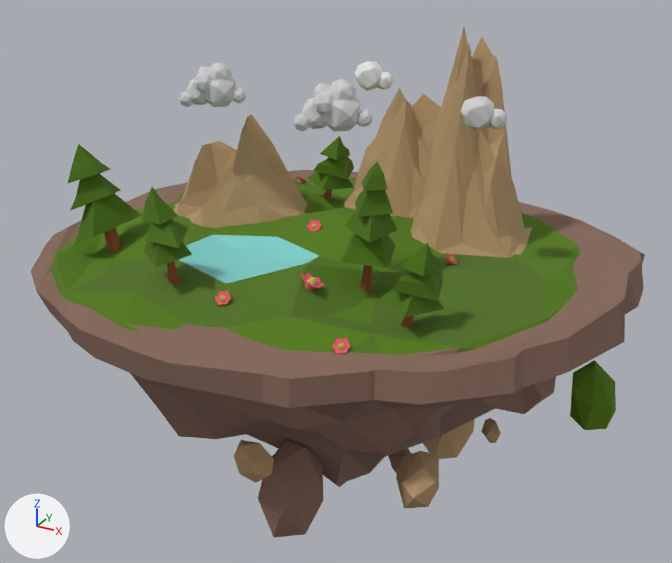
The glTF model src/assets/models/mountain/mountain-large.gltf: old version first, new version second.
One viewpoint serves both versions: a camera (50 mm lens) standing at (8.96, -18.98, 10.3) and looking at (-1.44, -0.08, 0.85). Arrows for +X, +Y and +Z are at lower left; the lights stay in place. Where no turn or scale is listed for an object, it has been applied to the vertices.

In view in the first picture: 'clloud', 'clloud.005', 'clloud.006', 'clloud.007', 'clloud.008', 'clloud.010', 'clloud.011', 'clloud.013', 'clloud.014', 'clloud.015', 'clloud.016', 'cloud-big', 'cloud-small', 'flower', 'mountain-large', 'mountain-med', 'mountain-small', 'three-big', 'three-small'.
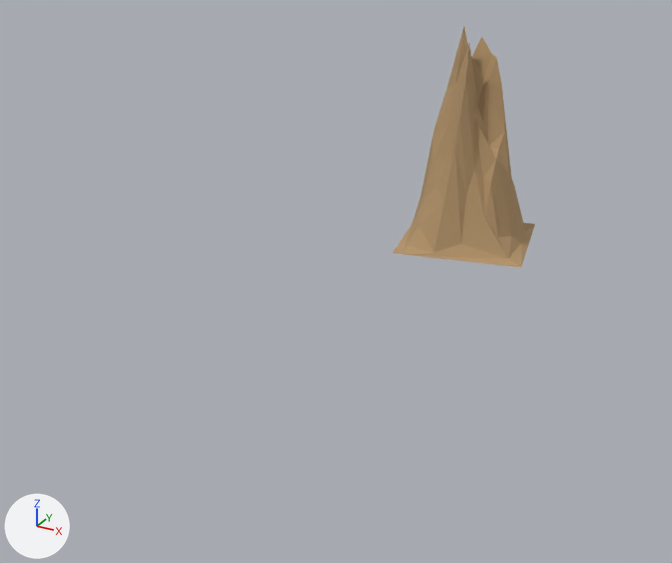
What differs and where, as boxes [x1, y1, x2, y2] in the pictures (672 x 563 px):
'clloud', deleted: before [31, 170, 645, 538]
'mountain-small', deleted (brown): before [173, 115, 308, 228]
'mountain-med', deleted (brown): before [344, 88, 441, 218]
'three-big', deleted (green): before [340, 162, 398, 293]
'clloud.006', deleted (green): before [68, 144, 141, 253]
'three-small', deleted (green): before [382, 242, 444, 327]
'clloud.008', deleted: before [293, 79, 373, 132]
'clloud.005', deleted (green): before [141, 187, 192, 284]
'cloud-big', deleted: before [179, 62, 246, 107]
'clloud.014', deleted (green): before [308, 136, 354, 199]
'clloud.007', deleted: before [461, 96, 507, 131]
'cloud-small', deleted: before [354, 61, 393, 91]
'clloud.010', deleted: before [301, 273, 324, 291]
'clloud.011', deleted: before [332, 338, 351, 354]
'flower', deleted: before [215, 291, 231, 305]
'clloud.013', deleted: before [307, 220, 322, 232]
'clloud.015', deleted: before [446, 253, 458, 265]
'clloud.016', deleted: before [296, 176, 307, 183]

Edits to the bpy script that builds the scene:
```text
Remove ob_clloud:
    ob_clloud = bpy.data.objects.new('clloud', me_clloud)
    ob_clloud.location = (-0.47, 0.86, 1.97)
Remove ob_clloud_005:
    ob_clloud_005 = bpy.data.objects.new('clloud.005', me_clloud_005)
    ob_clloud_005.location = (0.08, -4.73, 2.33)
Remove ob_clloud_006:
    ob_clloud_006 = bpy.data.objects.new('clloud.006', me_clloud_006)
    ob_clloud_006.location = (-1.62, -2.01, 1.78)
Remove ob_clloud_007:
    ob_clloud_007 = bpy.data.objects.new('clloud.007', me_clloud_007)
    ob_clloud_007.location = (3.5, 3.31, 2.25)
Remove ob_clloud_008:
    ob_clloud_008 = bpy.data.objects.new('clloud.008', me_clloud_008)
    ob_clloud_008.location = (3.88, 3.16, 2.3)
Remove ob_clloud_010:
    ob_clloud_010 = bpy.data.objects.new('clloud.010', me_clloud_010)
    ob_clloud_010.location = (-0.44, -5.04, 0.41)
Remove ob_clloud_011:
    ob_clloud_011 = bpy.data.objects.new('clloud.011', me_clloud_012)
    ob_clloud_011.location = (1.26, -4.73, 1.72)
Remove ob_clloud_013:
    ob_clloud_013 = bpy.data.objects.new('clloud.013', me_clloud_014)
    ob_clloud_013.location = (-2.02, -0.11, 2.14)
Remove ob_clloud_014:
    ob_clloud_014 = bpy.data.objects.new('clloud.014', me_clloud_015)
    ob_clloud_014.location = (-4.36, 0.04, 2.21)
Remove ob_clloud_015:
    ob_clloud_015 = bpy.data.objects.new('clloud.015', me_clloud_016)
    ob_clloud_015.location = (1.66, -0.11, 1.99)
Remove ob_clloud_016:
    ob_clloud_016 = bpy.data.objects.new('clloud.016', me_clloud_017)
    ob_clloud_016.location = (-4.23, 2.93, 2.18)
Remove ob_cloud_big:
    ob_cloud_big = bpy.data.objects.new('cloud-big', me_cloud_big_mesh)
    ob_cloud_big.location = (-0.47, 4.93, 1.97)
Remove ob_cloud_small:
    ob_cloud_small = bpy.data.objects.new('cloud-small', me_cloud_small_mesh)
    ob_cloud_small.location = (-0.47, 5.84, 2.24)
Remove ob_flower:
    ob_flower = bpy.data.objects.new('flower', me_flower_mesh)
    ob_flower.location = (-1.81, -4.34, 1.91)
Remove ob_mountain_med:
    ob_mountain_med = bpy.data.objects.new('mountain-med', me_mountain_med_mesh)
    ob_mountain_med.location = (-0.47, 0.86, 1.97)
Remove ob_mountain_small:
    ob_mountain_small = bpy.data.objects.new('mountain-small', me_mountain_small_mesh)
    ob_mountain_small.location = (-0.47, 0.86, 1.97)
Remove ob_three_big:
    ob_three_big = bpy.data.objects.new('three-big', me_three_big_mesh)
    ob_three_big.location = (0.53, -4.81, 2.0)
Remove ob_three_small:
    ob_three_small = bpy.data.objects.new('three-small', me_three_small_mesh)
    ob_three_small.location = (0.7, -5.66, 2.05)
```
